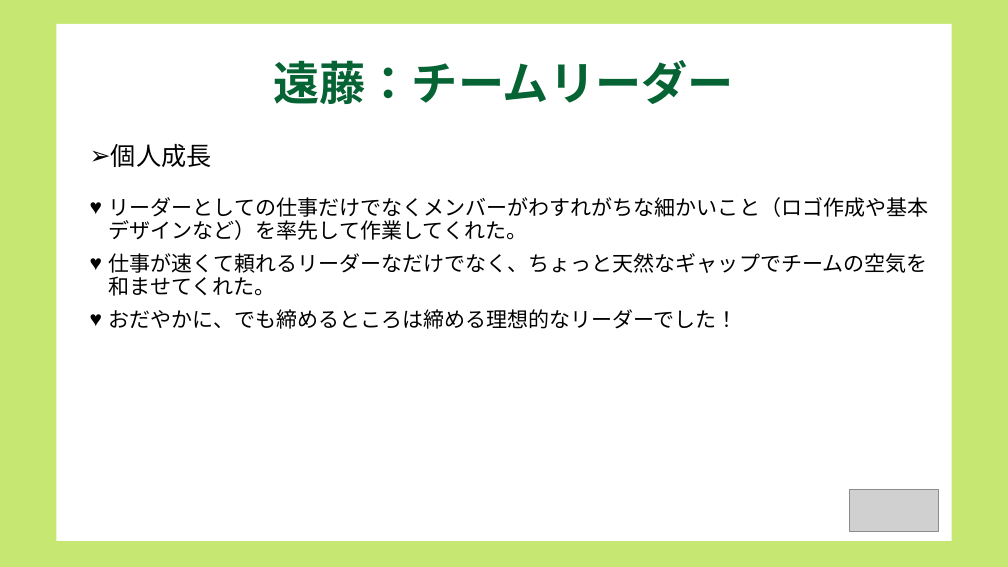
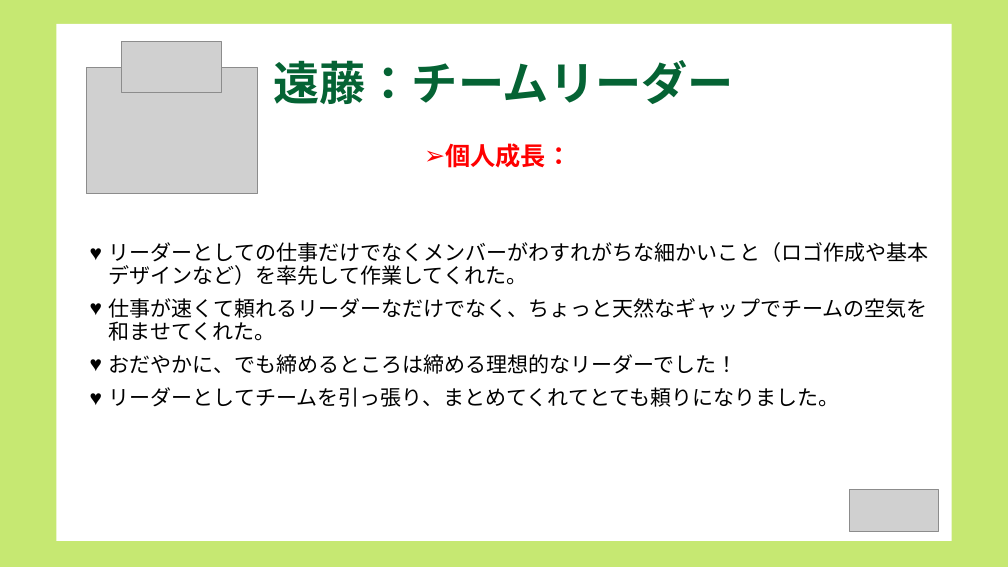
Before and after one commit to dojo2022/B-3, a slide deck: slide 13 of doc/コピー動画なし_B3炙りえんがわ_成果発表会資料.pptx. Drawn at 1008x567 pixels with LibreOffice and Linux fonts; fonts in the diff are those of the drawing; grey boxes stand for pictures. Boxes give left, top, right and bottom in pixels: in the first picture for what was removed or moved away, otherwise in the second. Text is boxed around its words. In the diff, an @@ line names an element or a change of style, - is before the commit and + after.

```diff
--- a/doc/コピー動画なし_B3炙りえんがわ_成果発表会資料.pptx
+++ b/doc/コピー動画なし_B3炙りえんがわ_成果発表会資料.pptx
@@ picture added at <box>122,42,222,92</box> @@
@@ picture added at <box>86,67,258,194</box> @@
@@ text at <box>445,143,571,168</box>: text changed; text colour #000000 to #FF0000; bold on @@
-➢ 個人成長
+➢ 個人成長：
@@ text "リーダーとしての仕事だけでなくメンバーがわすれがちな細かいこと（ロゴ作成や基本デザインなど）を率先して作業してくれた。": place and size @@
-text "リーダーとしての仕事だけでなくメンバーがわすれがちな細かいこと（ロゴ作成や基本デザインなど）を率先して作業してくれた。" at <box>109,197,929,329</box>
+text "リーダーとしての仕事だけでなくメンバーがわすれがちな細かいこと（ロゴ作成や基本デザインなど）を率先して作業してくれた。" at <box>109,242,929,407</box>
@@ text at <box>109,387,840,407</box>: paragraph added @@
+♥ リーダーとしてチームを引っ張り、まとめてくれてとても頼りになりました。
```
Also in this commit, not shown: 11 other slides changed.
